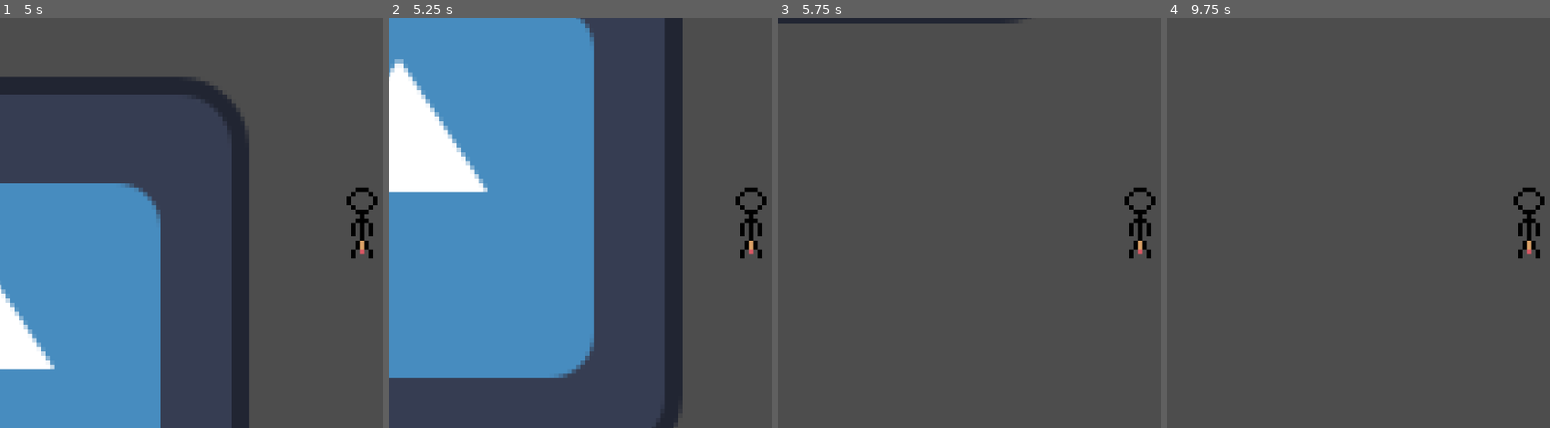
Above: before the commit, frames 1-4 (left to right).
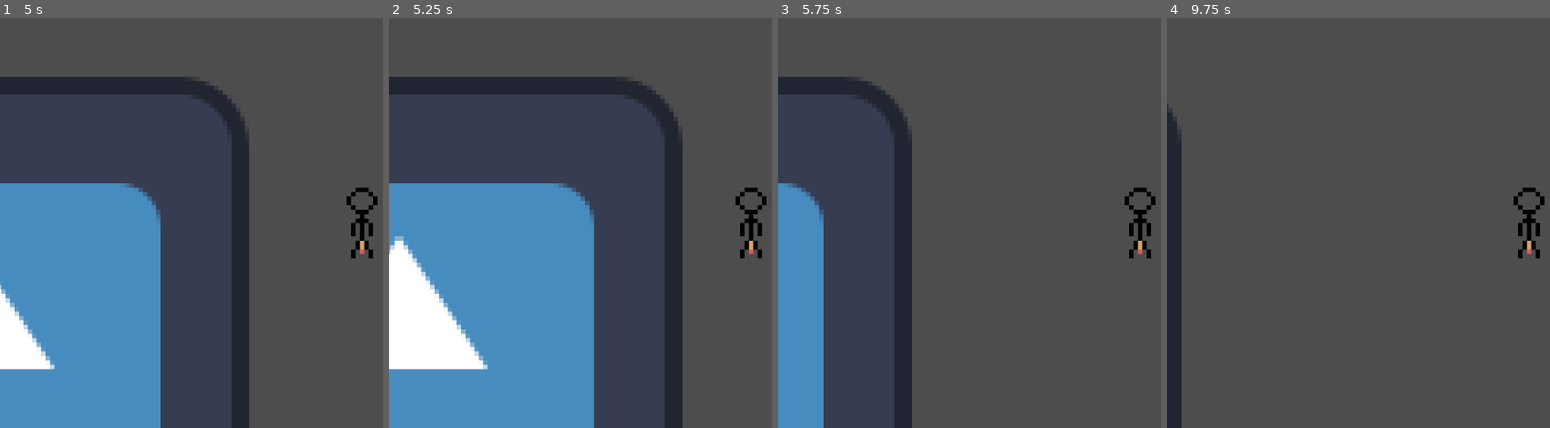
Above: after the commit, the same moments.

Repository: kyndlm/gamejam-loop
Game: Godot game, scene res://Scenes/Player/universe.tscn
The game is run twice, just before and just after one commit, with the same random seed, the same clock (stepped at 60 frames per second) and the same inputs. The engine's default icon, where the game draws it, is replaced by a stand-in: a white triangle on a blue panel in a dark square.
Inputs:
- Up to frame 1 (5 s): tap Enter at 0.5, 2, 3.5 s; hold D (right) 0.53-1.28 s; tap Space at 1.25, 2.75, 4.25 s; hold S (down) 1.28-2.03 s; hold D (right) 2.03-2.78 s; hold W (up) 2.78-3.53 s; hold A (left) from 3.53 s (still down)
- Up to frame 2 (5.25 s): release A (left) at 5.03 s; hold S (down) from 5.03 s (still down)
- Up to frame 3 (5.75 s): keep holding S (down)
- Up to frame 4 (9.75 s): release S (down) at 5.78 s; hold D (right) 5.78-6.53 s; hold W (up) 6.53-7.28 s; hold D (right) 7.28-8.03 s; hold S (down) 8.03-8.78 s; hold A (left) 8.78-9.53 s; hold W (up) from 9.53 s (still down)

Frame 1 is identical in both runs. In frame 2, 36% of the frame differs, in the area x 0-77%, y 0-100%; in frame 3, 13%; in frame 4, 2.9%.

Commit message:
Working replay system
movement gets recorded for 5 seconds and gets replayed afterwards

Diff:
--- /dev/null
+++ b/Game/Scripts/Replay.gd
@@ -0,0 +1,49 @@
+extends Node
+
+var actions: Array[Action] = []
+
+var icon: Node2D
+var player: Node2D
+
+var startTime: int
+
+var replayStart: int
+var playReplay: bool
+
+func _ready():
+	startTime = Time.get_ticks_msec()
+	icon = get_node("/root/Universe/World/Icon")
+	player = get_node("/root/Universe/World/CharacterBody2D")
+	playReplay = false
+	print(startTime)
+	pass
+
+func _process(delta):
+	if(!playReplay && startTime + 5000 < Time.get_ticks_msec()):
+		print("AUTOREPLAY")
+		print(startTime)
+		playReplay = true
+		replayStart = Time.get_ticks_msec()
+	if(!playReplay):
+		addAction(Action.new().init(player, player.global_position.x , player.global_position.y, startTime))
+	else:
+		#print(actions[0].getTimeStamp())
+		if(actions.size() > 0 && actions.front().getTimeStamp() <= (Time.get_ticks_msec() - replayStart)):
+			print(actions.front().getTimeStamp())
+			actions.front().execute()
+			actions.pop_front()
+
+
+	pass
+
+func addAction(action: Action) -> void:
+	actions.append(action)
+	pass
+
+func startReplay() -> void:
+	replayStart = Time.get_ticks_msec()
+
+	pass
+
+#func getReplay() -> Array:
+#	return actions.copy()
--- /dev/null
+++ b/Game/Scripts/action.gd
@@ -0,0 +1,31 @@
+extends Resource
+
+class_name Action
+
+var executer: Node2D #: node who did it (GHOST)
+var posX: int
+var posY: int
+var timeStamp: int
+
+
+func init(executer: Node2D, posX: int, posY: int, startTimeStamp: int) -> Action:
+	timeStamp = Time.get_ticks_msec() - startTimeStamp
+	self.posX = posX
+	self.posY = posY
+	self.executer = executer
+	print("action created  %s %s %s", [timeStamp, posX, posY])
+	return self
+
+func execute() -> void:
+	print("test")
+	print("%s : %s -- %s" , [timeStamp, posX, posY])
+	#executer.move(posx,posy)
+
+	executer.global_position.x = posX
+	executer.global_position.y = posY
+
+
+	pass
+
+func getTimeStamp() -> int:
+	return timeStamp
--- /dev/null
+++ b/Game/Scripts/loop.gd
@@ -0,0 +1,34 @@
+extends Node
+
+# save position every tick and save it to replay it
+#
+
+var startOfLevel
+
+#test mause node
+
+
+var queue = [] # saved is the class "action.gd"
+
+# Called when the node enters the scene tree for the first time.
+func _ready():
+	pass # Replace with function body.
+
+
+# Called every frame. 'delta' is the elapsed time since the previous frame.
+func _process(delta):
+
+	#addPos(mouse.x, mouse.y)
+	pass
+
+	#start of level taketimestamp
+func levelStart():
+	startOfLevel = Time.get_ticks_msec() # oder usec für mikro sekunden
+	pass
+
+func addPos(posx, posy):
+	#here timestamp
+
+	#currtimeinmillis - global Timestamp
+	#save pos+timestamp in
+	pass
--- a/Game/project.godot
+++ b/Game/project.godot
@@ -14,6 +14,14 @@
 run/main_scene="res://Scenes/Player/universe.tscn"
 config/features=PackedStringArray("4.3", "Forward Plus")
 config/icon="res://icon.svg"
+
+[autoload]
+
+Replay="*res://Scripts/Replay.gd"
+
+[editor]
+
+version_control/autoload_on_startup=true
 
 [input]
 
